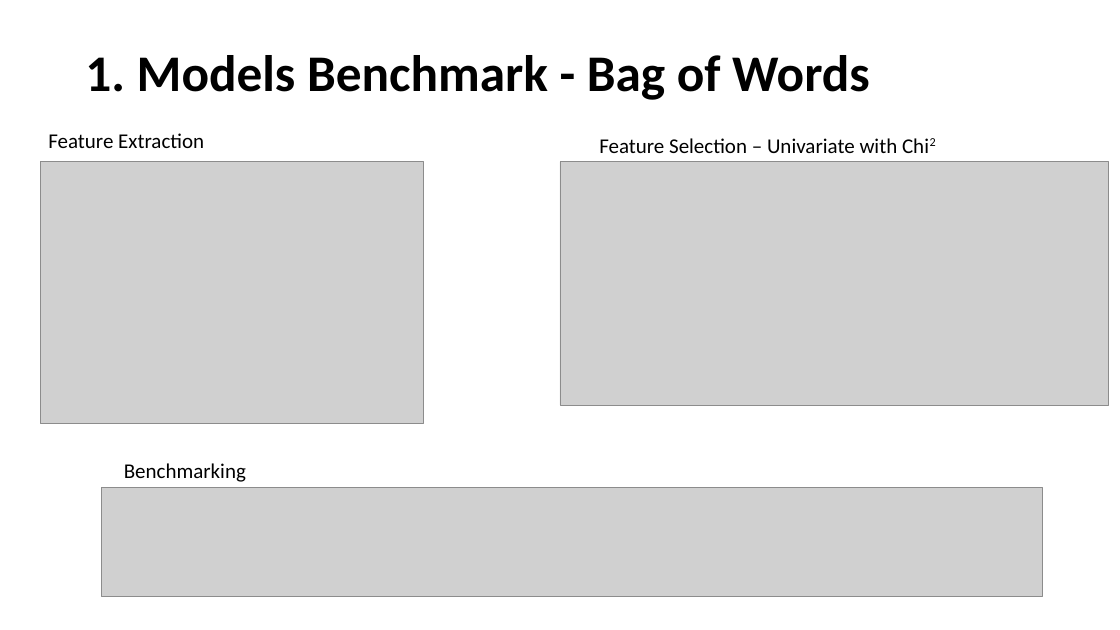
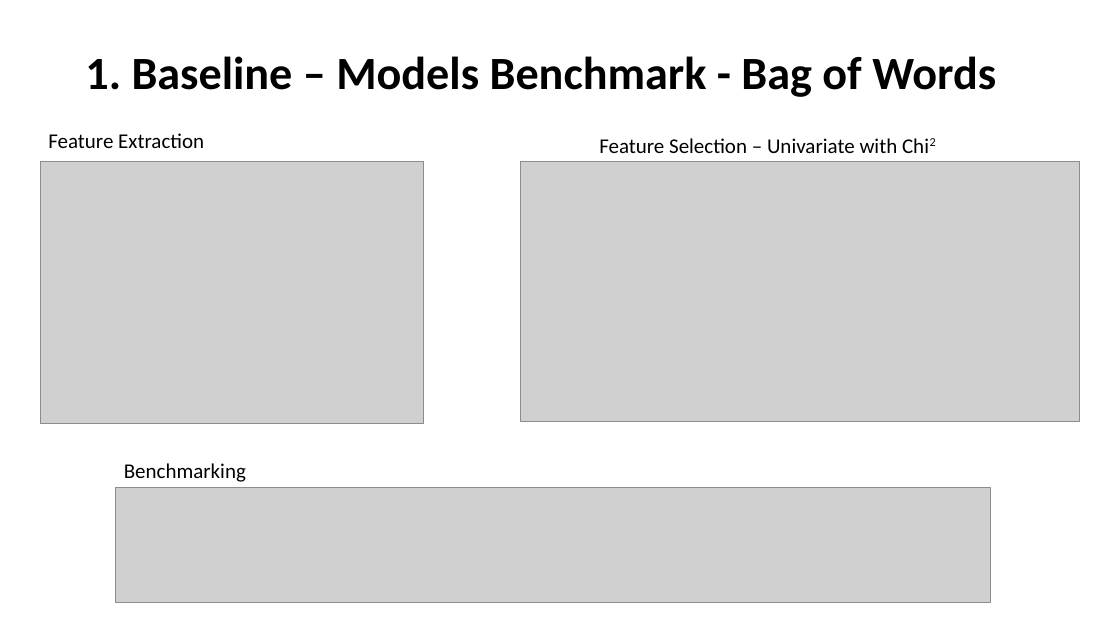
Before and after one commit to CSML1010-3-2020/NLPCourseProject, a slide deck: slide 8 of Milestone02.pptx. Drawn at 1120x630 pixels with LibreOffice and Linux fonts; fonts in the diff are those of the drawing; grey boxes stand for pictures. Boxes give left, top, right and bottom in pixels: in the first picture for what was removed or moved away, otherwise in the second. Text is boxed around its words. In the diff, an @@ line names an element or a change of style, - is before the commit and + after.

```diff
--- a/Milestone02.pptx
+++ b/Milestone02.pptx
@@ title at <box>85,56,996,97</box>: text changed; size 44 to 39.6 pt @@
-1. Models Benchmark - Bag of Words
+1. Baseline – Models Benchmark - Bag of Words
@@ picture: place and size @@
-picture at <box>560,162,1110,406</box>
+picture at <box>520,161,1079,422</box>
@@ picture: place and size @@
-picture at <box>102,487,1043,597</box>
+picture at <box>116,487,991,603</box>
```
Also in this commit, not shown: 13 other slides changed, 2 slides added.
